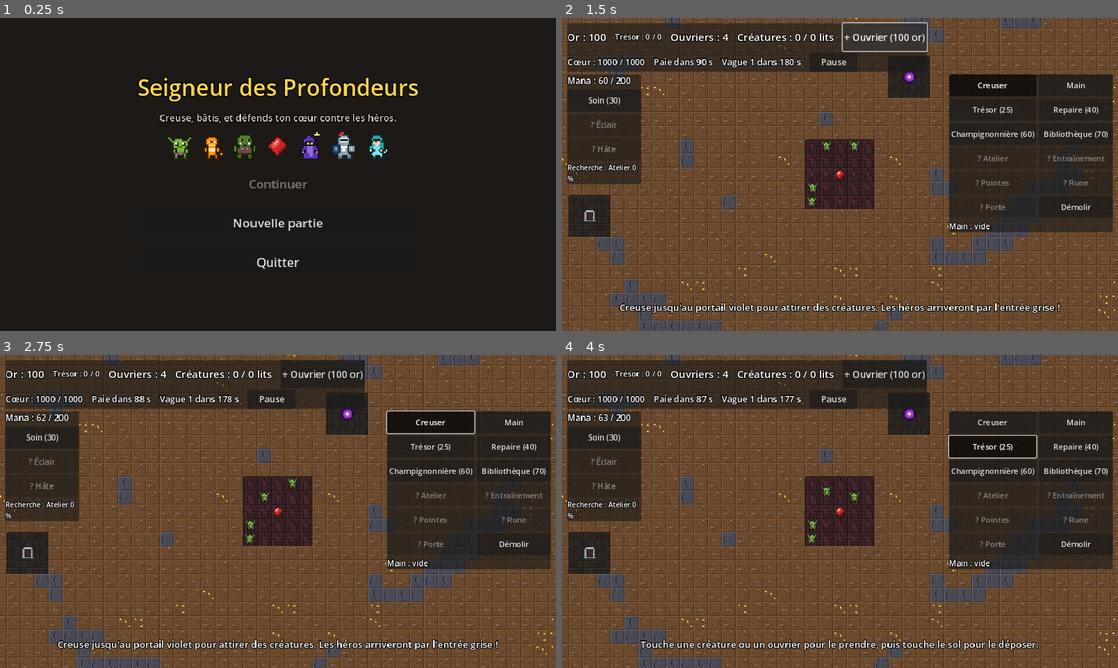
Above: before the commit, frames 1-4 (two rows, left to right).
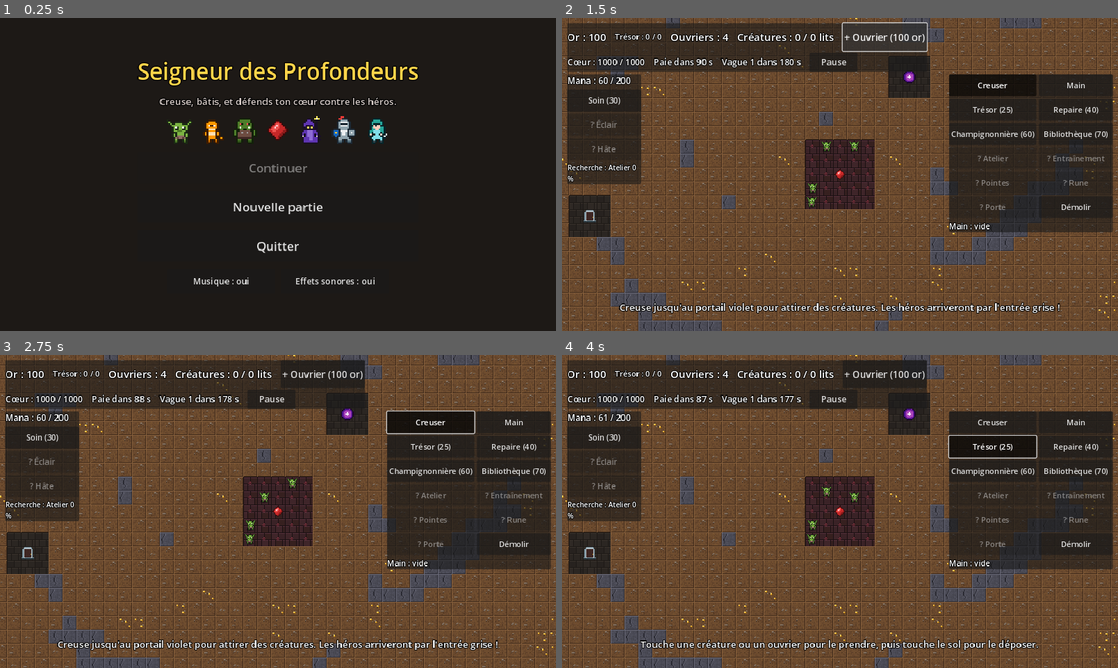
Above: after the commit, the same moments.

Repository: Malinouxi/Android
Game: Godot game, scene res://scenes/menu.tscn
Two runs of this game, one before a commit and one after it. Both use one fixed random seed, a clock stepped at 60 frames per second and the inputs below. Sound files missing from this copy of the repository are replaced by a short silence.
Inputs:
- Up to frame 1 (0.25 s): no input
- Up to frame 2 (1.5 s): click "Nouvelle partie" at 0.5 s; click "+ Ouvrier (100 or)" at 1.25 s
- Up to frame 3 (2.75 s): click "Creuser" at 2 s
- Up to frame 4 (4 s): click "Main" at 2.75 s; click "Trésor (25)" at 3.5 s

The runs differ from the first frame. In frame 1, 6.9% of the frame differs, in the area x 24-76%, y 13-86%; in frame 2, nothing differs; in frame 3, less than 0.1%; in frame 4, less than 0.1%.

Commit message:
Étape 10 : son, et recharge de la mana ralentie
- tools/generate_sounds.py fabrique 33 sons originaux (effets + ambiance)
- Autoload Sound : sons positionnés sur la carte, anti-répétition, ambiance en boucle
- Sons branchés sur le creusage, l'or, les salles, pièges, combats, sorts, vagues...
- Réglages Musique / Effets sonores dans le menu principal et la pause
- Mana : 0,25/s + 1/s par 120 cases de territoire, plafonnée à 1,5/s

Co-Authored-By: Claude Opus 5.5 <noreply@anthropic.com>
Claude-Session: https://claude.ai/code/session_014UMgZZe9Y6JFUoHq8hPeW2

Diff:
--- a/project.godot
+++ b/project.godot
@@ -10,6 +10,11 @@
 run/main_scene="res://scenes/menu.tscn"
 config/features=PackedStringArray("4.3", "GL Compatibility")
 config/icon="res://icon.svg"
+
+[autoload]
+
+; Les autoloads sont créés au démarrage et accessibles partout par leur nom.
+Sound="*res://scripts/sound.gd"
 
 [display]
 
--- a/scripts/dungeon_map.gd
+++ b/scripts/dungeon_map.gd
@@ -672,9 +672,11 @@
 	if not has_door(cell):
 		return
 	defenses[cell]["hp"] -= amount
+	Sound.play("door_hit", cell_to_world(cell))
 	queue_redraw()
 	if defenses[cell]["hp"] <= 0.0:
 		remove_defense(cell)
+		Sound.play("door_break", cell_to_world(cell))
 		door_destroyed.emit(cell)
 
 
@@ -705,6 +707,7 @@
 					defense["cooldown"] = info["rearm_time"]
 					defense["flash"] = 0.4
 					hero.take_damage(info["damage"])
+					Sound.play("spikes", cell_to_world(cell))
 					queue_redraw()
 			Defenses.Type.RUNE:
 				_explode(cell, info["damage"], info["radius"])
@@ -715,6 +718,7 @@
 	var center := cell_to_world(cell)
 	remove_defense(cell)
 	add_effect(center, radius, Color(1.0, 0.55, 0.1, 0.8))
+	Sound.play("explosion", center)
 	for node in get_tree().get_nodes_in_group("heroes"):
 		var hero := node as Unit
 		if hero.position.distance_to(center) <= radius:
@@ -765,6 +769,7 @@
 		return
 	heart_hp = maxf(0.0, heart_hp - amount)
 	heart_changed.emit()
+	Sound.play("heart_hit", cell_to_world(heart_cell))
 	queue_redraw()
 	if heart_hp <= 0.0:
 		heart_destroyed.emit()
--- a/scripts/hero.gd
+++ b/scripts/hero.gd
@@ -111,6 +111,7 @@
 		if _dig_timer <= 0.0:
 			_dig_timer = DIG_INTERVAL
 			show_strike(map.cell_to_world(next_cell))
+			Sound.play("dig", map.cell_to_world(next_cell))
 			map.dig(next_cell) # L'or éventuel est perdu : les héros ne le rapportent pas !
 		return
 	if not map.is_walkable(next_cell):
--- a/scripts/hud.gd
+++ b/scripts/hud.gd
@@ -92,14 +92,18 @@
 	pause_button.text = "Pause"
 	pause_button.custom_minimum_size = Vector2(110, 44)
 	pause_button.add_theme_font_size_override("font_size", 20)
-	pause_button.pressed.connect(func() -> void: pause_pressed.emit())
+	pause_button.pressed.connect(func() -> void:
+		Sound.play("click")
+		pause_pressed.emit())
 	second_row.add_child(pause_button)
 
 	_summon_button = Button.new()
 	_summon_button.add_theme_font_size_override("font_size", 22)
 	# Un bouton de 64 px de haut est facile à toucher avec le doigt.
 	_summon_button.custom_minimum_size = Vector2(0, 64)
-	_summon_button.pressed.connect(func() -> void: summon_pressed.emit())
+	_summon_button.pressed.connect(func() -> void:
+		Sound.play("click")
+		summon_pressed.emit())
 	row.add_child(_summon_button)
 
 
@@ -176,7 +180,9 @@
 	button.button_pressed = tool == Tool.DIG
 	button.custom_minimum_size = Vector2(170, 50)
 	button.add_theme_font_size_override("font_size", 18)
-	button.pressed.connect(func() -> void: tool_selected.emit(tool))
+	button.pressed.connect(func() -> void:
+		Sound.play("click")
+		tool_selected.emit(tool))
 	_tool_buttons[tool] = button
 	return button
 
@@ -251,6 +257,8 @@
 	column.add_child(_make_big_button("Reprendre", resume_pressed))
 	column.add_child(_make_big_button("Sauvegarder", save_pressed))
 	column.add_child(_make_big_button("Sauvegarder et quitter", menu_pressed))
+	for button in Sound.make_settings_buttons():
+		column.add_child(button)
 
 
 func hide_pause_menu() -> void:
@@ -284,7 +292,9 @@
 	button.text = text
 	button.custom_minimum_size = Vector2(320, 72)
 	button.add_theme_font_size_override("font_size", 28)
-	button.pressed.connect(func() -> void: on_pressed.emit())
+	button.pressed.connect(func() -> void:
+		Sound.play("click")
+		on_pressed.emit())
 	return button
 
 
--- a/scripts/main.gd
+++ b/scripts/main.gd
@@ -97,6 +97,7 @@
 
 
 func _ready() -> void:
+	Sound.reset_music_volume() # Au cas où la défaite l'avait baissée.
 	# On branche les signaux sur nos fonctions.
 	map.gold_changed.connect(_refresh_hud)
 	camera.tapped.connect(_on_camera_tapped)
@@ -196,6 +197,7 @@
 
 func _spawn_creature(type: int) -> void:
 	var creature := _add_creature(type, map.portal_cell)
+	Sound.play("portal", map.cell_to_world(map.portal_cell))
 	hud.show_message("%s arrive par le portail ! (salaire : %d or)" % [creature.display_name(), creature.salary()])
 
 
@@ -207,6 +209,7 @@
 	creature.died.connect(_on_creature_died)
 	creature.worked.connect(_on_creature_worked)
 	creature.leveled_up.connect(func(c: Creature) -> void:
+		Sound.play("level_up", c.position)
 		hud.show_message("%s passe au niveau %d !" % [c.display_name(), c.level], 3.0))
 	creatures_root.add_child(creature)
 	return creature
@@ -224,6 +227,7 @@
 
 
 func _on_research_discovered(item: Dictionary) -> void:
+	Sound.play("discovery")
 	hud.show_message("Découverte : %s ! Regarde ta barre d'outils." % item["name"], 5.0)
 
 
@@ -251,6 +255,7 @@
 	if workshop_points >= cost:
 		workshop_points -= cost
 		trap_stock[target] += 1
+		Sound.play("trap_place", null, -4.0)
 		hud.show_message("L'atelier a fabriqué : %s." % Defenses.display_name(target), 3.0)
 
 
@@ -261,7 +266,7 @@
 func _cast_spell(type: int, world_position: Vector2) -> void:
 	var info: Dictionary = Spells.INFO[type]
 	if mana < info["mana"]:
-		hud.show_message("Pas assez de mana : %s coûte %d." % [info["name"], info["mana"]])
+		_fail("Pas assez de mana : %s coûte %d." % [info["name"], info["mana"]])
 		return
 	var cast := false
 	match type:
@@ -279,10 +284,11 @@
 				targets[0].apply_haste(info["duration"])
 				cast = true
 	if not cast:
-		hud.show_message("Aucune cible ici : touche %s." % (
+		_fail("Aucune cible ici : touche %s." % (
 				"un héros" if type == Spells.Type.LIGHTNING else "une de tes unités"))
 		return
 	mana -= info["mana"]
+	Sound.play(["heal", "lightning", "haste"][type], world_position)
 	map.add_effect(world_position, info.get("radius", 24.0), info["color"])
 
 
@@ -297,6 +303,7 @@
 
 
 func _on_creature_left(creature: Creature) -> void:
+	Sound.play("leave", creature.position)
 	hud.show_message("%s, mécontent, quitte ton donjon !" % creature.display_name(), 5.0)
 
 
@@ -319,11 +326,13 @@
 		# Plus aucun héros vivant : la vague est repoussée.
 		_wave_in_progress = false
 		_waves_survived += 1
+		Sound.play("discovery")
 		hud.show_message("Vague repoussée ! Bravo, ton donjon tient bon.", 5.0)
 
 	_wave_timer -= delta
 	if _wave_timer <= 10.0 and not _wave_warned:
 		_wave_warned = true
+		Sound.play("horn", null, -12.0)
 		hud.show_message("Des héros approchent de l'entrée grise ! Prépare tes créatures.", 5.0)
 	if _wave_timer > 0.0:
 		return
@@ -339,6 +348,7 @@
 		_pending_heroes.append(types.pick_random())
 	_hero_spawn_timer = 0.0
 	_wave_in_progress = true
+	Sound.play("horn")
 	hud.show_message("Vague %d : %d héros entrent dans ton donjon !" % [_next_wave, count], 5.0)
 	_next_wave += 1
 
@@ -360,6 +370,7 @@
 	var hero := unit as Hero
 	var stored := map.add_gold_to_treasury(hero.reward())
 	if stored > 0:
+		Sound.play("coins", null, -6.0)
 		hud.show_message("%s vaincu ! +%d or de rançon." % [hero.display_name(), stored], 3.0)
 	else:
 		hud.show_message("%s vaincu ! Sa rançon est perdue : pas de place au Trésor." % hero.display_name(), 3.0)
@@ -373,6 +384,8 @@
 	_game_over = true
 	SaveGame.delete() # Une partie perdue ne se reprend pas !
 	get_tree().paused = true # Tout s'arrête, sauf l'interface (voir hud.gd).
+	Sound.set_music_volume(-20.0)
+	Sound.play("game_over")
 	hud.show_game_over(_waves_survived)
 
 
@@ -527,14 +540,22 @@
 			unpaid += 1
 
 	if unpaid > 0:
+		Sound.play("error")
 		hud.show_message("Jour de paie : pas assez d'or ! %d créature(s) non payée(s), elles sont furieuses." % unpaid, 6.0)
 	elif total_paid > 0:
+		Sound.play("coins")
 		hud.show_message("Jour de paie : %d or versés à tes créatures." % total_paid)
 
 
 # ---------------------------------------------------------------------------
 # Messages d'aide
 # ---------------------------------------------------------------------------
+
+## Un ordre impossible (pas assez d'or, de mana...) : petit son d'erreur + message.
+func _fail(text: String, duration := 3.0) -> void:
+	Sound.play("error")
+	hud.show_message(text, duration)
+
 
 ## Affiche un conseil, mais pas trop souvent.
 func _hint(text: String) -> void:
@@ -671,11 +692,12 @@
 
 	if unit != null:
 		if hand.size() >= HAND_CAPACITY:
-			hud.show_message("Ta main est pleine : dépose d'abord quelqu'un.")
+			_fail("Ta main est pleine : dépose d'abord quelqu'un.")
 		elif not unit.can_be_picked_up():
-			hud.show_message("Elle a décidé de partir : impossible de la retenir !")
+			_fail("Elle a décidé de partir : impossible de la retenir !")
 		else:
 			unit.pick_up()
+			Sound.play("pickup")
 			hand.append(unit)
 			_refresh_hand()
 		return
@@ -683,10 +705,11 @@
 	if hand.is_empty():
 		return
 	if not map.is_connected_to_heart(cell):
-		hud.show_message("Dépose-la sur un sol relié à ton donjon.")
+		_fail("Dépose-la sur un sol relié à ton donjon.")
 		return
 	var dropped: Unit = hand.pop_back()
 	dropped.drop_at(cell)
+	Sound.play("drop", map.cell_to_world(cell))
 	_refresh_hand()
 
 
@@ -700,28 +723,30 @@
 func _build(cell: Vector2i, room_type: int) -> void:
 	if not map.can_build_room(cell):
 		if not map.is_walkable(cell):
-			hud.show_message("On ne construit que sur du sol déjà creusé.")
+			_fail("On ne construit que sur du sol déjà creusé.")
 		elif not map.is_claimed(cell):
-			hud.show_message("Ce sol n'est pas encore à toi : tes ouvriers doivent d'abord le revendiquer.")
+			_fail("Ce sol n'est pas encore à toi : tes ouvriers doivent d'abord le revendiquer.")
 		return
 	var cost := Rooms.cost(room_type)
 	if not map.spend_gold(cost):
-		hud.show_message("Pas assez d'or : %s coûte %d par case." % [Rooms.display_name(room_type), cost])
+		_fail("Pas assez d'or : %s coûte %d par case." % [Rooms.display_name(room_type), cost])
 		return
 	map.build_room(cell, room_type)
+	Sound.play("build", map.cell_to_world(cell))
 
 
 ## Les pièges et portes ne s'achètent pas : on pose ceux fabriqués par l'Atelier.
 func _place_defense(cell: Vector2i, type: int) -> void:
 	if not map.can_place_defense(cell):
-		hud.show_message("Les pièges et les portes se posent sur le sol revendiqué des couloirs.")
+		_fail("Les pièges et les portes se posent sur le sol revendiqué des couloirs.")
 		return
 	if trap_stock[type] <= 0:
-		hud.show_message("Aucun(e) %s en stock : construis un Atelier, tes créatures en fabriqueront." %
+		_fail("Aucun(e) %s en stock : construis un Atelier, tes créatures en fabriqueront." %
 				Defenses.display_name(type))
 		return
 	trap_stock[type] -= 1
 	map.place_defense(cell, type)
+	Sound.play("trap_place", map.cell_to_world(cell))
 
 
 func _demolish(cell: Vector2i) -> void:
@@ -729,17 +754,20 @@
 		# Le piège retourne dans le stock (une porte abîmée est réparée au passage).
 		trap_stock[map.defenses[cell]["type"]] += 1
 		map.remove_defense(cell)
+		Sound.play("build", map.cell_to_world(cell), -6.0)
 		return
 	if map.get_room(cell) == Rooms.Type.NONE:
 		return
 	var lost := map.remove_room(cell)
+	Sound.play("build", map.cell_to_world(cell), -6.0)
 	if lost > 0:
 		hud.show_message("Plus de place dans le trésor : %d or perdu !" % lost)
 
 
 func _on_summon_pressed() -> void:
 	if not map.spend_gold(WORKER_COST):
-		hud.show_message("Pas assez d'or ! Creuse les filons dorés.")
+		_fail("Pas assez d'or ! Creuse les filons dorés.")
 		return
 	_spawn_worker()
+	Sound.play("portal", map.cell_to_world(map.heart_cell), -6.0)
 	_refresh_hud()
--- a/scripts/menu.gd
+++ b/scripts/menu.gd
@@ -35,6 +35,15 @@
 	column.add_child(continue_button)
 	column.add_child(_make_button("Nouvelle partie", _on_new_game_pressed))
 	column.add_child(_make_button("Quitter", func() -> void: get_tree().quit()))
+	# Réglages du son, côte à côte.
+	var sound_row := HBoxContainer.new()
+	sound_row.alignment = BoxContainer.ALIGNMENT_CENTER
+	sound_row.add_theme_constant_override("separation", 12)
+	for button in Sound.make_settings_buttons():
+		button.custom_minimum_size = Vector2(250, 56)
+		button.add_theme_font_size_override("font_size", 20)
+		sound_row.add_child(button)
+	column.add_child(sound_row)
 
 	if not save.is_empty():
 		var date_label := _make_label("Dernière sauvegarde : %s" % save.get("summary", {}).get("date", "?"),
@@ -85,5 +94,6 @@
 	button.text = text
 	button.custom_minimum_size = Vector2(420, 72)
 	button.add_theme_font_size_override("font_size", 28)
+	button.pressed.connect(func() -> void: Sound.play("click"))
 	button.pressed.connect(action)
 	return button
--- /dev/null
+++ b/scripts/sound.gd
@@ -0,0 +1,194 @@
+extends Node
+## Le son du jeu : effets sonores et ambiance musicale.
+##
+## Ce script est un « AUTOLOAD » (voir project.godot, section [autoload]) :
+## Godot le crée une seule fois au démarrage et le garde entre les scènes.
+## N'importe quel script peut donc écrire :
+##     Sound.play("dig", position)   # un son à un endroit de la carte
+##     Sound.play("click")           # un son d'interface (sans position)
+##
+## Les sons « à un endroit » utilisent AudioStreamPlayer2D : plus ils sont loin
+## du centre de l'écran, moins on les entend. Les sons viennent du dossier
+## assets/sounds/, générés par tools/generate_sounds.py.
+
+const SETTINGS_PATH := "user://settings.cfg"
+## Nombre de sons qui peuvent jouer en même temps.
+const WORLD_PLAYERS := 16
+const UI_PLAYERS := 4
+## Volume de l'ambiance (en décibels : 0 = normal, -10 = nettement moins fort).
+const MUSIC_VOLUME_DB := -6.0
+
+## Tous les sons : nom -> liste de variantes (une est choisie au hasard).
+const SOUNDS := {
+	"dig": [preload("res://assets/sounds/dig_0.wav"), preload("res://assets/sounds/dig_1.wav"),
+			preload("res://assets/sounds/dig_2.wav")],
+	"gold": [preload("res://assets/sounds/gold.wav")],
+	"coins": [preload("res://assets/sounds/coins.wav")],
+	"claim": [preload("res://assets/sounds/claim.wav")],
+	"build": [preload("res://assets/sounds/build.wav")],
+	"trap_place": [preload("res://assets/sounds/trap_place.wav")],
+	"portal": [preload("res://assets/sounds/portal.wav")],
+	"leave": [preload("res://assets/sounds/leave.wav")],
+	"level_up": [preload("res://assets/sounds/level_up.wav")],
+	"punch": [preload("res://assets/sounds/punch_0.wav"), preload("res://assets/sounds/punch_1.wav")],
+	"sword": [preload("res://assets/sounds/sword_0.wav"), preload("res://assets/sounds/sword_1.wav")],
+	"zap": [preload("res://assets/sounds/zap.wav")],
+	"death": [preload("res://assets/sounds/death.wav")],
+	"spikes": [preload("res://assets/sounds/spikes.wav")],
+	"explosion": [preload("res://assets/sounds/explosion.wav")],
+	"door_hit": [preload("res://assets/sounds/door_hit.wav")],
+	"door_break": [preload("res://assets/sounds/door_break.wav")],
+	"heart_hit": [preload("res://assets/sounds/heart_hit.wav")],
+	"horn": [preload("res://assets/sounds/horn.wav")],
+	"discovery": [preload("res://assets/sounds/discovery.wav")],
+	"heal": [preload("res://assets/sounds/heal.wav")],
+	"lightning": [preload("res://assets/sounds/lightning.wav")],
+	"haste": [preload("res://assets/sounds/haste.wav")],
+	"error": [preload("res://assets/sounds/error.wav")],
+	"pickup": [preload("res://assets/sounds/pickup.wav")],
+	"drop": [preload("res://assets/sounds/drop.wav")],
+	"click": [preload("res://assets/sounds/click.wav")],
+	"game_over": [preload("res://assets/sounds/game_over.wav")],
+}
+const AMBIENCE := preload("res://assets/sounds/ambience.wav")
+
+## Délai minimum (millisecondes) entre deux fois le même son : sans ça, dix
+## ouvriers qui creusent ensemble feraient un vacarme.
+const MIN_INTERVAL_MS := {
+	"dig": 70, "punch": 60, "sword": 60, "zap": 80, "claim": 150, "gold": 80,
+	"heart_hit": 400, "door_hit": 120, "spikes": 80,
+}
+const DEFAULT_INTERVAL_MS := 40
+
+var music_enabled := true
+var sfx_enabled := true
+
+var _world_players: Array[AudioStreamPlayer2D] = []
+var _ui_players: Array[AudioStreamPlayer] = []
+var _music: AudioStreamPlayer
+var _next_world := 0
+var _next_ui := 0
+var _last_played := {}
+
+
+func _ready() -> void:
+	# Le son continue pendant la pause (clics du menu de pause...).
+	process_mode = Node.PROCESS_MODE_ALWAYS
+	for i in WORLD_PLAYERS:
+		var player := AudioStreamPlayer2D.new()
+		player.max_distance = 1100.0 # Au-delà (en pixels), on n'entend plus rien.
+		player.attenuation = 1.5
+		add_child(player)
+		_world_players.append(player)
+	for i in UI_PLAYERS:
+		var player := AudioStreamPlayer.new()
+		add_child(player)
+		_ui_players.append(player)
+
+	_music = AudioStreamPlayer.new()
+	_music.stream = AMBIENCE
+	_music.volume_db = MUSIC_VOLUME_DB
+	_music.finished.connect(_music.play) # Quand l'ambiance se termine, on la relance.
+	add_child(_music)
+
+	_load_settings()
+	if music_enabled:
+		_music.play()
+
+
+## Joue un son. Sans position, c'est un son d'interface (même volume partout).
+## volume_db : 0 = normal, négatif = moins fort. Le ton varie un peu à chaque
+## fois (pitch) pour que les sons répétés ne soient pas lassants.
+func play(sound_name: String, world_position: Variant = null, volume_db := 0.0) -> void:
+	if not sfx_enabled:
+		return
+	if not SOUNDS.has(sound_name):
+		push_warning("Son inconnu : " + sound_name)
+		return
+	var now := Time.get_ticks_msec()
+	if now - int(_last_played.get(sound_name, -100000)) < MIN_INTERVAL_MS.get(sound_name, DEFAULT_INTERVAL_MS):
+		return
+	_last_played[sound_name] = now
+
+	var stream: AudioStream = SOUNDS[sound_name].pick_random()
+	var pitch := randf_range(0.93, 1.07)
+	if world_position == null:
+		var player := _ui_players[_next_ui]
+		_next_ui = (_next_ui + 1) % _ui_players.size()
+		player.stream = stream
+		player.volume_db = volume_db
+		player.pitch_scale = pitch
+		player.play()
+	else:
+		var player := _world_players[_next_world]
+		_next_world = (_next_world + 1) % _world_players.size()
+		player.global_position = world_position
+		player.stream = stream
+		player.volume_db = volume_db
+		player.pitch_scale = pitch
+		player.play()
+
+
+func set_music_enabled(enabled: bool) -> void:
+	music_enabled = enabled
+	if enabled and not _music.playing:
+		_music.play()
+	elif not enabled:
+		_music.stop()
+	_save_settings()
+
+
+func set_sfx_enabled(enabled: bool) -> void:
+	sfx_enabled = enabled
+	if not enabled:
+		for player in _world_players:
+			player.stop()
+		for player in _ui_players:
+			player.stop()
+	_save_settings()
+
+
+## Baisse ou remonte l'ambiance (par exemple à la défaite).
+func set_music_volume(volume_db: float) -> void:
+	_music.volume_db = volume_db
+
+
+func reset_music_volume() -> void:
+	_music.volume_db = MUSIC_VOLUME_DB
+
+
+## Deux boutons « Musique : oui/non » et « Effets sonores : oui/non », pour les menus.
+func make_settings_buttons() -> Array[Button]:
+	return [
+		_make_toggle("Musique", func() -> bool: return music_enabled, set_music_enabled),
+		_make_toggle("Effets sonores", func() -> bool: return sfx_enabled, set_sfx_enabled),
+	]
+
+
+func _make_toggle(label: String, is_on: Callable, set_on: Callable) -> Button:
+	var button := Button.new()
+	button.custom_minimum_size = Vector2(320, 60)
+	button.add_theme_font_size_override("font_size", 24)
+	var refresh := func() -> void:
+		button.text = "%s : %s" % [label, "oui" if is_on.call() else "non"]
+	refresh.call()
+	button.pressed.connect(func() -> void:
+		set_on.call(not is_on.call())
+		play("click")
+		refresh.call())
+	return button
+
+
+# Les réglages sont rangés dans un petit fichier (ConfigFile : format « .ini »).
+func _load_settings() -> void:
+	var config := ConfigFile.new()
+	if config.load(SETTINGS_PATH) == OK:
+		music_enabled = config.get_value("audio", "music", true)
+		sfx_enabled = config.get_value("audio", "sfx", true)
+
+
+func _save_settings() -> void:
+	var config := ConfigFile.new()
+	config.set_value("audio", "music", music_enabled)
+	config.set_value("audio", "sfx", sfx_enabled)
+	config.save(SETTINGS_PATH)
--- a/scripts/spells.gd
+++ b/scripts/spells.gd
@@ -16,9 +16,11 @@
 
 const MAX_MANA := 200.0
 const START_MANA := 60.0
-## Mana regagnée par seconde, plus 1 par tranche de TILES_PER_REGEN cases revendiquées.
-const BASE_REGEN := 0.5
-const TILES_PER_REGEN := 40
+## Mana regagnée par seconde, plus 1 par tranche de TILES_PER_REGEN cases revendiquées,
+## sans jamais dépasser MAX_REGEN par seconde.
+const BASE_REGEN := 0.25
+const TILES_PER_REGEN := 120
+const MAX_REGEN := 1.5
 
 
 static func display_name(type: int) -> String:
@@ -30,4 +32,4 @@
 
 
 static func regen_per_second(claimed_tiles: int) -> float:
-	return BASE_REGEN + float(claimed_tiles) / TILES_PER_REGEN
+	return minf(MAX_REGEN, BASE_REGEN + float(claimed_tiles) / TILES_PER_REGEN)
--- a/scripts/unit.gd
+++ b/scripts/unit.gd
@@ -192,6 +192,7 @@
 
 ## Les classes filles peuvent compléter die() (libérer un lit...) puis appeler super().
 func die() -> void:
+	Sound.play("death", position, -2.0)
 	remove_from_group(_group_name(team))
 	died.emit(self)
 	queue_free()
@@ -240,6 +241,7 @@
 			show_strike(target.position)
 			target.take_damage(attack_damage)
 			_on_hit_landed(attack_damage)
+			Sound.play(_attack_sound(), position)
 		return true
 	# Pas encore à portée : on recalcule le chemin seulement si la cible a changé de case.
 	var target_cell := target.current_cell()
@@ -251,6 +253,13 @@
 	return true
 
 
+## Le son d'une attaque : magie à distance, épée des héros ou coup des créatures.
+func _attack_sound() -> String:
+	if attack_range > 50.0:
+		return "zap"
+	return "sword" if team == Team.HEROES else "punch"
+
+
 ## Affiche un trait d'attaque vers une position pendant un court instant.
 func show_strike(world_position: Vector2) -> void:
 	_strike_timer = 0.12
--- a/scripts/worker.gd
+++ b/scripts/worker.gd
@@ -127,7 +127,10 @@
 		state = State.CLAIMING
 		_dig_timer = CLAIM_TIME
 	else: # "deposit"
-		carried_gold -= map.deposit_gold(job["target"], carried_gold)
+		var accepted := map.deposit_gold(job["target"], carried_gold)
+		carried_gold -= accepted
+		if accepted > 0:
+			Sound.play("coins", position, -4.0)
 		_stop_job()
 		_think_timer = 0.1
 
@@ -143,7 +146,11 @@
 		return
 	_dig_timer = DIG_INTERVAL
 
+	var target_position := map.cell_to_world(job["target"])
 	var result := map.dig(job["target"])
+	Sound.play("dig", target_position)
+	if result["gold"] > 0:
+		Sound.play("gold", target_position, -3.0)
 	carried_gold += result["gold"]
 	# Case finie, ou poches pleines : on arrête (et on ira vider ses poches).
 	if result["finished"] or is_full():
@@ -160,6 +167,7 @@
 	_dig_timer -= delta
 	if _dig_timer <= 0.0:
 		map.claim(job["target"])
+		Sound.play("claim", position, -6.0)
 		_stop_job()
 		_think_timer = 0.1
 
Not shown, added: assets/sounds/ambience.wav
Not shown, added: assets/sounds/build.wav
Not shown, added: assets/sounds/claim.wav
Not shown, added: assets/sounds/click.wav
Not shown, added: assets/sounds/coins.wav
Not shown, added: assets/sounds/death.wav
Not shown, added: assets/sounds/dig_0.wav
Not shown, added: assets/sounds/dig_1.wav
Not shown, added: assets/sounds/dig_2.wav
Not shown, added: assets/sounds/discovery.wav
Not shown, added: assets/sounds/door_break.wav
Not shown, added: assets/sounds/door_hit.wav
(and 21 more such lines)
